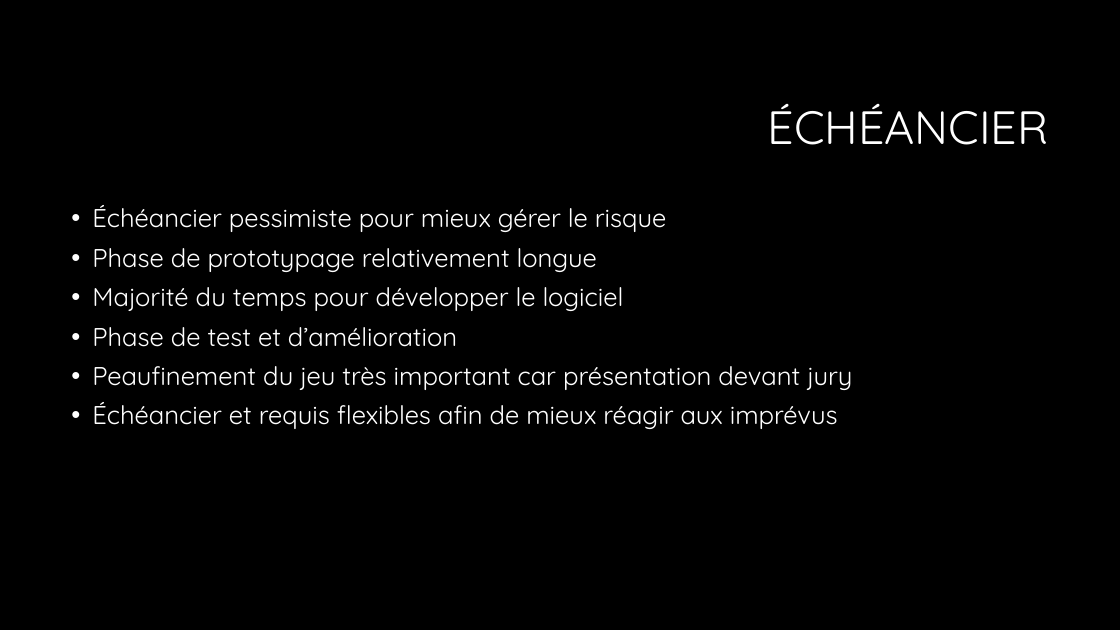
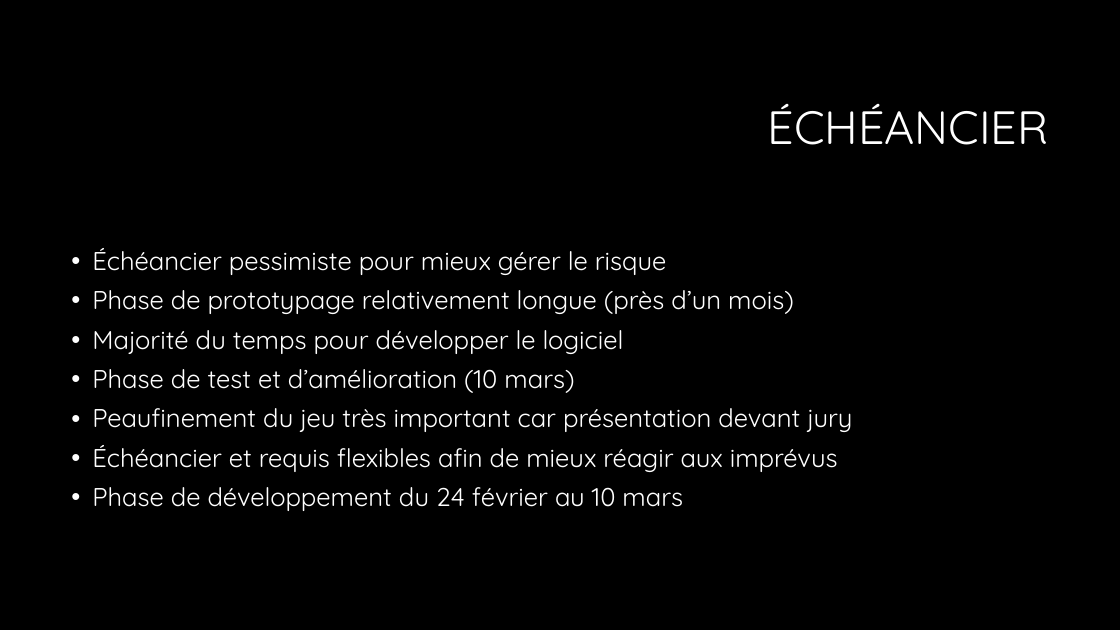
Before and after one commit to delislesim/Laval-Virtual-2014, a slide deck: slide 9 of Documentations/RemiseMiSession/Presentation_alexandre.pptx. Drawn at 1120x630 pixels with LibreOffice and Linux fonts; fonts in the diff are those of the drawing; background and template pictures are left out. Boxes give left, top, right and bottom in pixels: in the first picture for what was removed or moved away, otherwise in the second. Text is boxed around its words. In the diff, an @@ line names an element or a change of style, - is before the commit and + after.

```diff
--- a/Documentations/RemiseMiSession/Presentation_alexandre.pptx
+++ b/Documentations/RemiseMiSession/Presentation_alexandre.pptx
@@ text at <box>92,290,794,314</box>: text changed @@
-• Phase de prototypage relativement longue
+• Phase de prototypage relativement longue (près d’un mois)
@@ text at <box>92,369,574,393</box>: text changed @@
-• Phase de test et d’amélioration
+• Phase de test et d’amélioration (10 mars)
@@ text at <box>92,487,683,511</box>: paragraph added @@
+• Phase de développement du 24 février au 10 mars
```
Also in this commit, not shown: 1 other slide changed.
